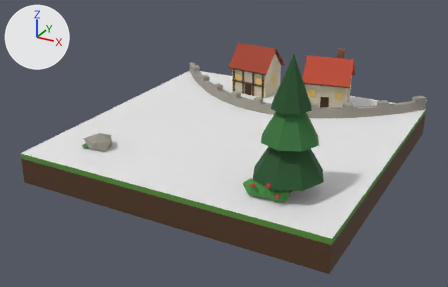
A saved change to the glTF model assets/tiles3d/classic/capRS.glb.
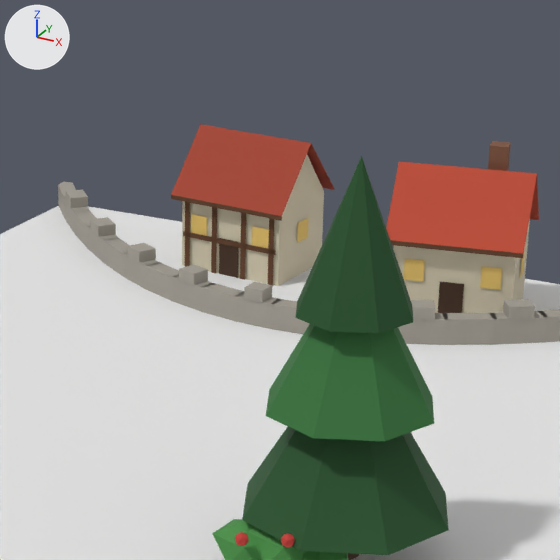
There are two pictures of each version: one whole from a 50 mm lens placed at (1.76, -3.43, 1.78), pointed at (-0.03, -0.18, 0.16), one close up on the part from 38% to 81% of the width and 0% to 67% of the height. Arrows for +X, +Y and +Z are at upper left; the lights stay in place. The older version's two pictures come first. Vertices at exactly the same position are counted once.

In view in the first close-up: 'capRS'.
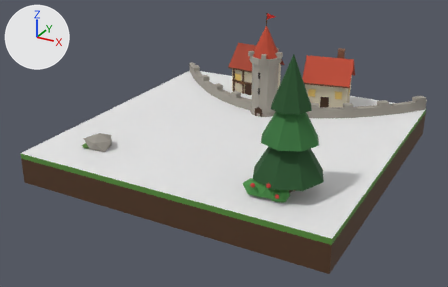
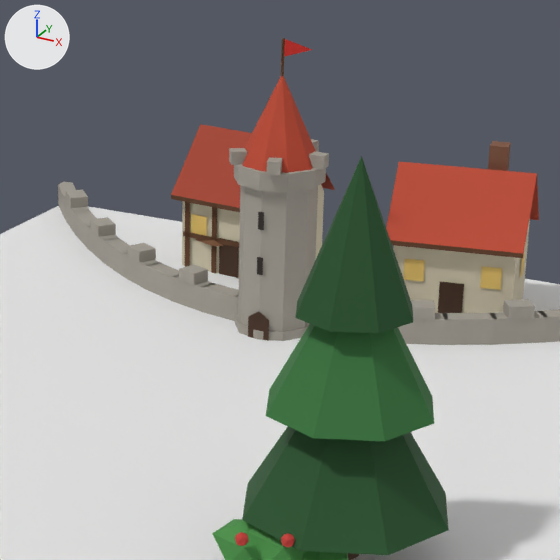
Location of each change, [x1, y1, x2, y2] in pixels of the close-ups (560 x 560 px):
'capRS', reshaped: before [0, 124, 560, 560]; after [0, 38, 560, 560]
part 1 of me_caprs, added: after [235, 314, 307, 341]
part 2 of me_caprs, added: after [309, 152, 329, 169]
part 3 of me_caprs, added: after [234, 164, 326, 192]
part 4 of me_caprs, added (mostly hidden): after [311, 139, 319, 152]
part 5 of me_caprs, added: after [229, 148, 247, 165]
part 6 of me_caprs, added: after [267, 157, 282, 175]
part 7 of me_caprs, added (red): after [242, 76, 316, 173]
part 8 of me_caprs, added (mostly hidden): after [195, 239, 223, 246]
part 9 of me_caprs, added: after [238, 185, 318, 332]
part 10 of me_caprs, added: after [248, 212, 269, 341]
part 11 of me_caprs, added: after [281, 38, 312, 77]

The edits, one by one:
me_caprs is used by ob_caprs; location (0.0, 0.0, 0.0).
me_caprs had 483 vertices, 604 faces and spanned x -1.0..1.0, y -1.0..1.0, z 0.0..0.96.
me_caprs now has 699 vertices, 898 faces and spans x -1.0..1.0, y -1.0..1.0, z 0.0..0.96.
me_caprs part 1: a new loose piece, a 10-sided cylinder along z spanning x -0.096..0.096, y 0.26..0.46, z 0.19..0.221, in mat_tileatlas.
me_caprs part 2: the loose piece of 8 vertices spanning x -0.01..0.11, y 0.34..0.39, z 0.2..0.26 is copied, and the copy is scaled about its middle by (-0.338, -0.674, 0.477), then moved by (0.05, 0.0, 0.4); it spans x 0.08..0.12, y 0.34..0.38, z 0.62..0.65.
me_caprs part 3: a new loose piece, a 10-sided cylinder along z spanning x -0.104..0.104, y 0.25..0.47, z 0.574..0.618, in mat_tileatlas.
me_caprs part 4: the loose piece of 8 vertices spanning x -0.01..0.11, y 0.34..0.39, z 0.2..0.26 is copied, and the copy is turned -111.7 degrees about the z axis through its middle and scaled by 0.408, then moved by (-0.02, 0.09, 0.4); it spans x 0.01..0.05, y 0.43..0.48, z 0.62..0.65.
me_caprs part 5: the loose piece of 8 vertices spanning x -0.08..-0.02, y 0.34..0.39, z 0.26..0.29 is copied, and the copy is turned 39.7 degrees about the z axis through its middle and scaled by 0.735, then moved by (-0.03, -0.06, 0.35); it spans x -0.11..-0.06, y 0.28..0.32, z 0.62..0.65.
me_caprs part 6: the loose piece of 8 vertices spanning x -0.01..0.11, y 0.34..0.39, z 0.2..0.26 is copied, and the copy is turned 104.3 degrees about the z axis through its middle and scaled by 0.408, then moved by (-0.02, -0.1, 0.4); it spans x 0.01..0.05, y 0.24..0.29, z 0.62..0.65.
me_caprs part 7: a new loose piece, a 10-sided cone pointing to +z spanning x -0.09..0.09, y 0.26..0.46, z 0.62..0.83, in mat_tileatlas.
me_caprs part 8: a new loose piece, an 8-sided cone pointing to +z spanning x -0.404..-0.23, y 0.63..0.804, z 0.28..0.36, in mat_tileatlas.
me_caprs part 9: a new loose piece of 20 vertices spanning x -0.09..0.09, y 0.27..0.45, z 0.19..0.57, in mat_tileatlas.
me_caprs part 10: 13 vertices added at x -0.03..0.03, y 0.26, z 0.19..0.52.
me_caprs part 11: 11 vertices added at x 0.0..0.07, y 0.36, z 0.81..0.91.
Other edits to the shape of me_caprs do not show in these pictures.
